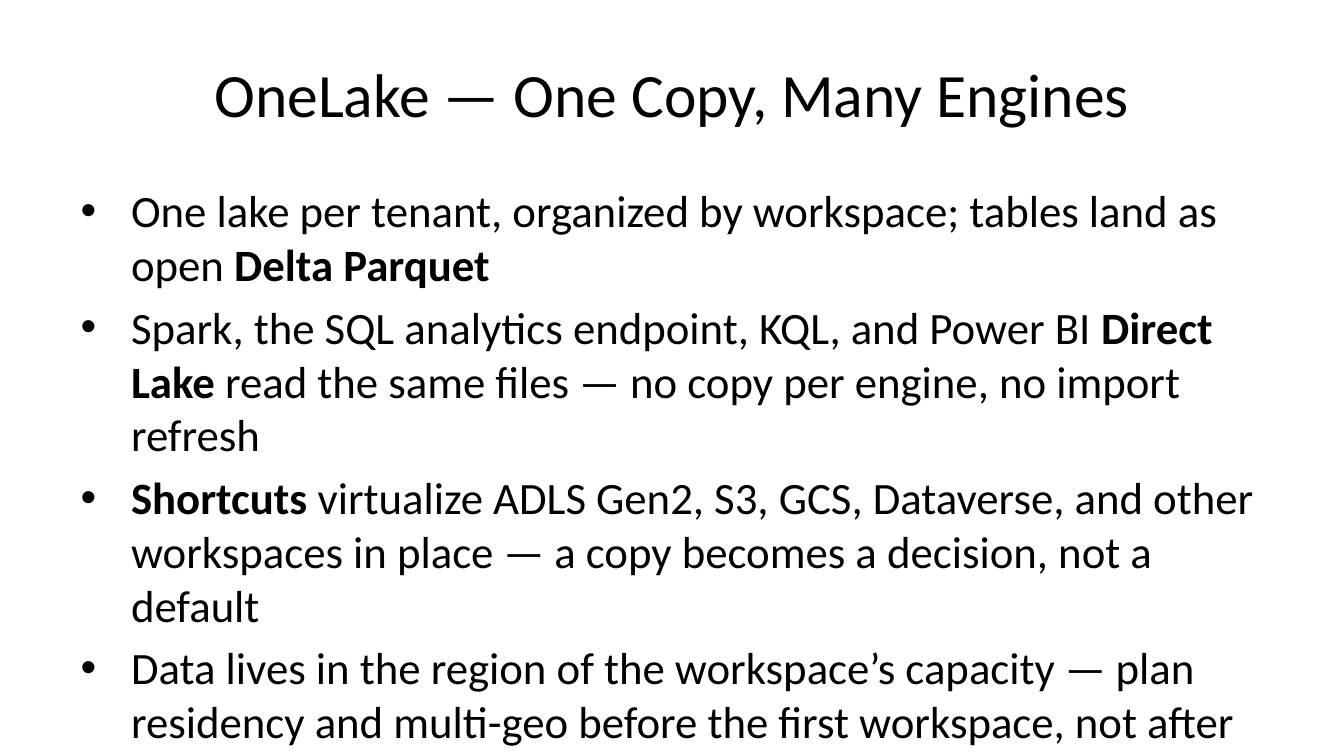
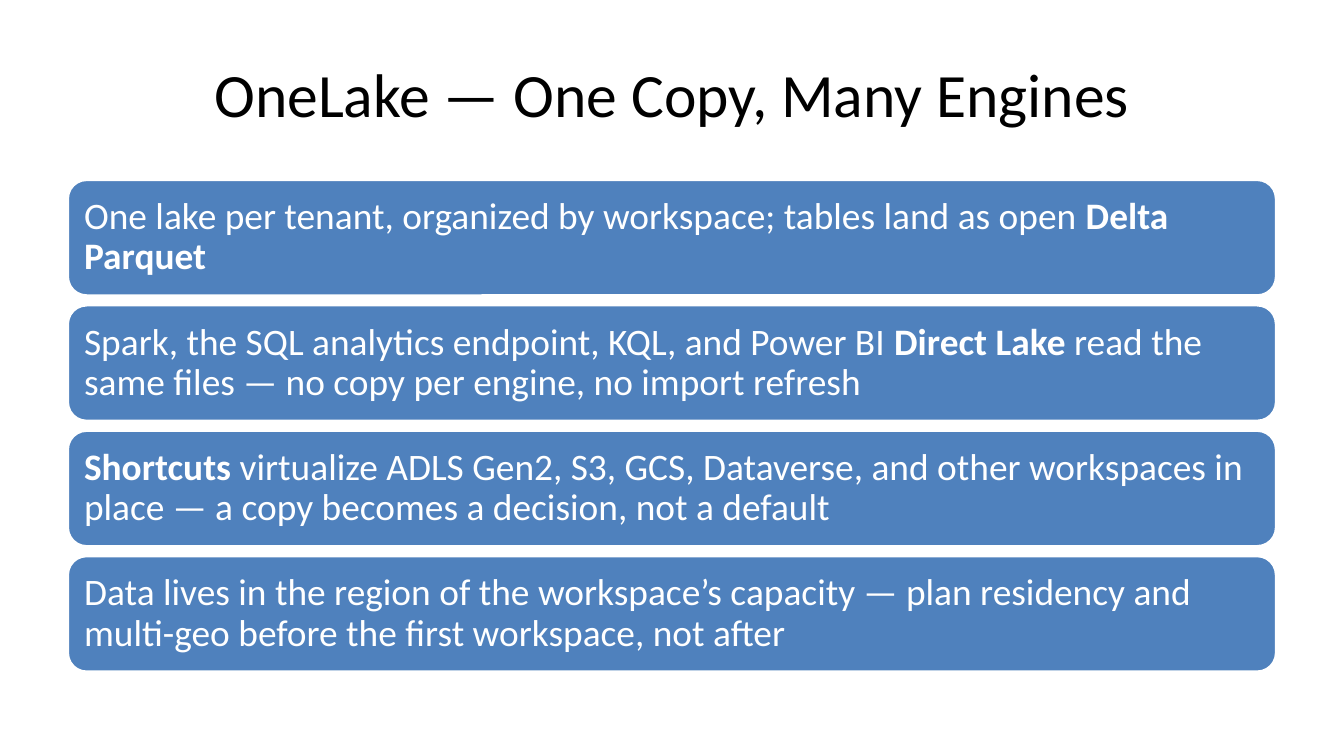
Before and after one commit to DC-AC/Azure-Precon, a slide deck: slide 39 of azure-precon-slides.pptx (slide 37 before the commit). Drawn at 1344x756 pixels with LibreOffice and Linux fonts; fonts in the diff are those of the drawing. Boxes give left, top, right and bottom in pixels: in the first picture for what was removed or moved away, otherwise in the second. Text is boxed around its words. In the diff, an @@ line names an element or a change of style, - is before the commit and + after.

```diff
--- a/azure-precon-slides.pptx
+++ b/azure-precon-slides.pptx
@@ text removed at box(131, 196, 1253, 746) @@
-• One lake per tenant, organized by workspace; tables land as open Delta Parquet
-• Spark, the SQL analytics endpoint, KQL, and Power BI Direct Lake read the same files — no copy per engine, no import refresh
-• Shortcuts virtualize ADLS Gen2, S3, GCS, Dataverse, and other workspaces in place — a copy becomes a decision, not a default
-• Data lives in the region of the workspace’s capacity — plan residency and multi-geo before the first workspace, not after
@@ group added at box(67, 179, 1277, 672): 4 rounded rectangles, 4 texts @@
+One lake per tenant, organized by workspace; tables land as open Delta Parquet
+Spark, the SQL analytics endpoint, KQL, and Power BI Direct Lake read the same files — no copy per engine, no import refresh
+Shortcuts virtualize ADLS Gen2, S3, GCS, Dataverse, and other workspaces in place — a copy becomes a decision, not a default
+Data lives in the region of the workspace’s capacity — plan residency and multi-geo before the first workspace, not after
```
Also in this commit, not shown: 101 other slides changed, 8 slides added, 1 slide removed, 2 other files.
